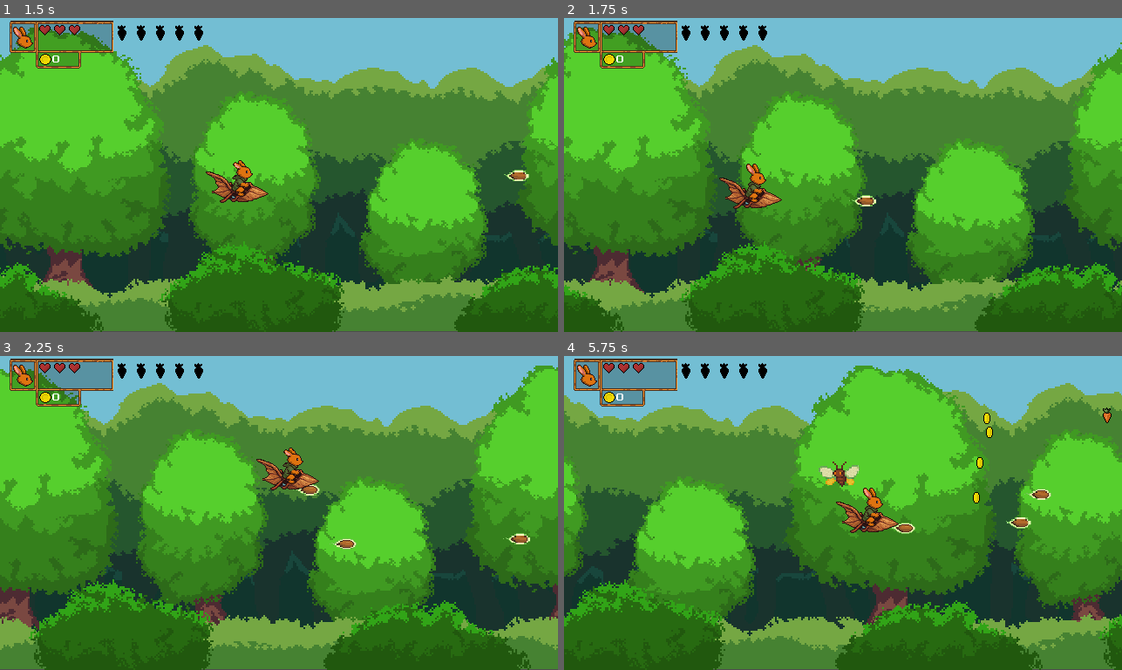
Above: before the commit, frames 1-4 (two rows, left to right).
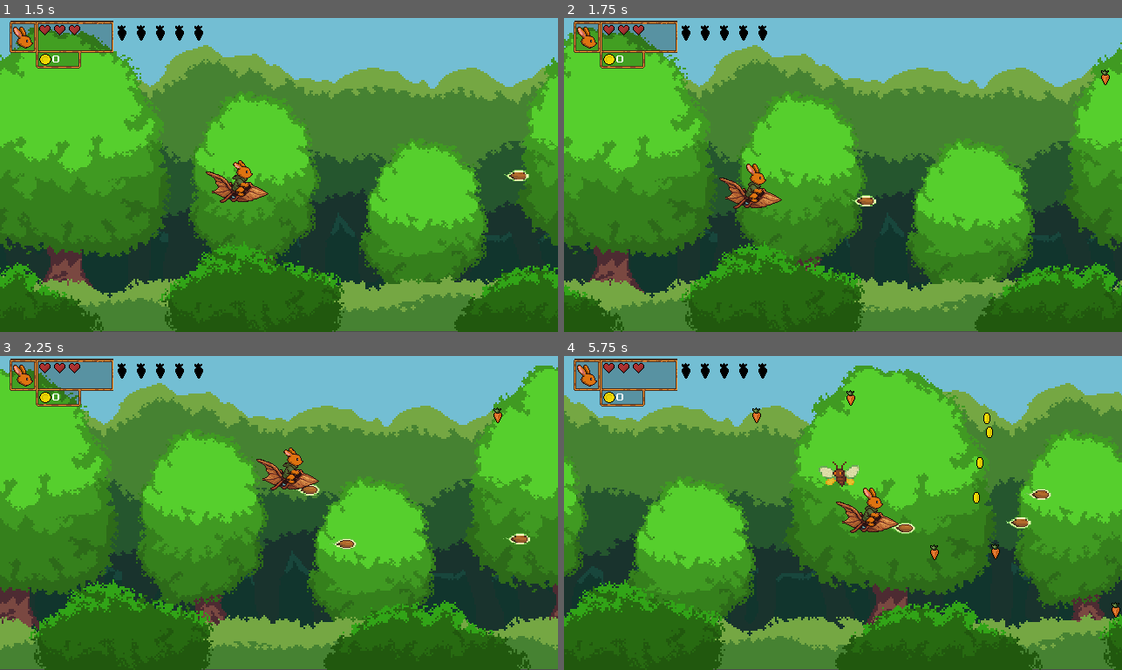
Above: after the commit, the same moments.

Repository: xrysen/skyburrower
Game: Godot game, scene res://Levels/Level 1/level1-1.tscn
The game is run twice, just before and just after one commit, with the same random seed, the same clock (stepped at 60 frames per second) and the same inputs.
Inputs (mouse positions are in pixels of both pictures, inside the frame that each line leads up to):
- Up to frame 1 (1.5 s): move the mouse to (401, 159) at 0.52 s; move the mouse to (167, 190) at 1.27 s
- Up to frame 2 (1.75 s): no input
- Up to frame 3 (2.25 s): move the mouse to (334, 443) at 2.02 s
- Up to frame 4 (5.75 s): move the mouse to (815, 575) at 2.77 s; move the mouse to (1010, 560) at 3.52 s; move the mouse to (675, 465) at 4.27 s; move the mouse to (870, 513) at 5.02 s

Frame 1 is identical in both runs. In frame 2, less than 0.1% of the frame differs, in the area x 96-98%, y 16-22%; in frame 3, less than 0.1%; in frame 4, 0.3%, in the area x 33-100%, y 10-84%.

Commit message:
Adds victory scene and carrot counting

Diff:
--- a/Effects/Fade.gd
+++ b/Effects/Fade.gd
@@ -3,12 +3,15 @@
 @onready var fade_rect: ColorRect = $FadeRect
 
 func fade_in(duration: float = 1.0) -> void:
+	show()
 	fade_rect.modulate.a = 1.0
 	var tween = get_tree().create_tween()
 	tween.tween_property(fade_rect, "modulate:a", 0.0, duration).set_trans(Tween.TRANS_SINE).set_ease(Tween.EASE_OUT)
 	await tween.finished
+	hide()
 
 func fade_out(duration: float = 1.0) -> void:
+	show()
 	fade_rect.modulate.a = 0.0
 	var tween = get_tree().create_tween()
 	tween.tween_property(fade_rect, "modulate:a",1.0,duration).set_trans(Tween.TRANS_SINE).set_ease(Tween.EASE_IN)
--- a/Levels/Level 1/level1-1.tscn
+++ b/Levels/Level 1/level1-1.tscn
@@ -11,12 +11,12 @@
 [ext_resource type="PackedScene" uid="uid://bmkr0jvmfqa08" path="res://Enemies/WaveSpawner..tscn" id="8_43edm"]
 [ext_resource type="PackedScene" uid="uid://bot5qbpna53tr" path="res://Enemies/Flutternat/flutternat.tscn" id="9_6yn58"]
 [ext_resource type="PackedScene" uid="uid://bnpdixt7651ov" path="res://Items/Coins/SmallCoin/SmallCoin.tscn" id="10_lpd3d"]
-[ext_resource type="PackedScene" uid="uid://cj3v7eknso2vj" path="res://UI/defeat.tscn" id="14_pje2y"]
 [ext_resource type="PackedScene" uid="uid://co52o3cd3up70" path="res://Enemies/Sporespinner/sporespinner.tscn" id="14_s7bxl"]
 [ext_resource type="PackedScene" uid="uid://cp7wuimtjxgmb" path="res://Enemies/Sporespinner/spore.tscn" id="15_uvci5"]
 
 [node name="Level1-1" type="Node2D"]
 script = ExtResource("1_1fkka")
+level_duration = 10.0
 levelNumber = 1
 stageNumber = 1
 
@@ -83,7 +83,3 @@
 time_between_spawns = 5.0
 max_waves = 2
 spawn_time_start = 10.0
-
-[node name="Defeat" parent="." instance=ExtResource("14_pje2y")]
-visible = false
-z_index = 100
--- a/Levels/LevelManager.gd
+++ b/Levels/LevelManager.gd
@@ -39,7 +39,7 @@
 func start_level_timer() -> void:
 	await create_timer(level_duration).timeout
 	await create_timer(end_delay).timeout
-	end_level()
+	end_level(true)
 
 func create_timer(time: float) -> Timer:
 	var timer = Timer.new()
@@ -51,13 +51,22 @@
 
 func _on_player_died():
 	current_carrots = 0
-	end_level()
+	end_level(false)
 
-func end_level():
+func end_level(win: bool):
 	await fade.fade_out(1.5)
+	fade.hide()
+	get_tree().paused = true
 	spawning_coins = false
+	$Ui.hide()
 	emit_signal("level_ended")
-	$Defeat.visible = true
+	if !win:
+		var defeat_scene = preload("res://UI/defeat.tscn").instantiate()
+		add_child(defeat_scene)
+	else:
+		var victory_scene = preload("res://UI/victory.tscn").instantiate()
+		victory_scene.set_carrot_count(current_carrots)
+		add_child(victory_scene)
 	#var previous_best = Global.get_best_carrot_count(level_name) <- How to deal with saving carrots eventually
 	#if current_carrots > previous_best:
 		#Global.set_best_carrot_count(level_name, current_carrots)
--- a/UI/defeat.gd
+++ b/UI/defeat.gd
@@ -2,7 +2,6 @@
 
 func _ready():
 	$TextureRect/Coins.text = str(Global.coin_count)
-
 
 
 
@@ -11,10 +10,12 @@
 
 
 func _on_retry_button_pressed() -> void:
+	get_tree().paused = false
 	var current_scene = get_tree().current_scene
 	var scene_path = current_scene.scene_file_path
 	get_tree().change_scene_to_file(scene_path)
 
 
 func _on_map_button_pressed() -> void:
+	get_tree().paused = false
 	get_tree().change_scene_to_file("res://WorldMap/worldMap.tscn")
--- a/UI/defeat.tscn
+++ b/UI/defeat.tscn
@@ -17,6 +17,7 @@
 color = Color(0, 0, 0, 1)
 
 [node name="TextureRect" type="TextureRect" parent="."]
+process_mode = 3
 offset_right = 40.0
 offset_bottom = 40.0
 texture = ExtResource("1_i5dil")
--- /dev/null
+++ b/UI/victory.gd
@@ -0,0 +1,43 @@
+extends Node2D
+
+var carrot_count := 0
+@onready var carrot_container = $TextureRect/CarrotContainer
+var empty_carrot := preload("res://UI/emptyCarrot.tscn")
+var full_carrot := preload("res://UI/carrotUI.tscn")
+const MAX_CARROTS = 5
+
+func _ready():
+	$TextureRect/Coins.text = str(Global.coin_count)
+	display_carrots()
+
+func _physics_process(_delta: float) -> void:
+	$TextureRect/Coins.text = str(Global.coin_count)
+
+func _on_cont_button_pressed() -> void:
+	get_tree().paused = false
+	get_tree().change_scene_to_file("res://WorldMap/worldMap.tscn")
+
+
+func set_carrot_count(count: int) -> void:
+	carrot_count = count
+
+func display_carrots():
+	for child in carrot_container.get_children():
+		child.queue_free()
+
+	for i in range(MAX_CARROTS):
+		carrot_container.add_child(empty_carrot.instantiate())
+
+	fill_carrots()
+
+func fill_carrots():
+	await get_tree().create_timer(0.2).timeout
+
+	for i in range(carrot_count):
+		await get_tree().create_timer(0.2).timeout
+		var old_carrot = carrot_container.get_child(i)
+
+		old_carrot.queue_free()
+		var full = full_carrot.instantiate()
+		carrot_container.add_child(full)
+		carrot_container.move_child(full, i)
--- /dev/null
+++ b/UI/victory.tscn
@@ -0,0 +1,48 @@
+[gd_scene load_steps=6 format=3 uid="uid://dfpu5usvab4p0"]
+
+[ext_resource type="Texture2D" uid="uid://b1mvv30ij2kgo" path="res://UI/victory.png" id="1_mivi8"]
+[ext_resource type="Script" uid="uid://cior2ht2acqip" path="res://UI/victory.gd" id="1_tbef5"]
+[ext_resource type="Texture2D" uid="uid://dcg6y6c3smen2" path="res://UI/contButton.png" id="2_x0fca"]
+[ext_resource type="Texture2D" uid="uid://deva45lxt1o4r" path="res://UI/contButtonPressed.png" id="3_a5iy6"]
+[ext_resource type="FontFile" uid="uid://ctn7n1fepx6rv" path="res://UI/saikyoFonto.png" id="4_m1mla"]
+
+[node name="Victory" type="Node2D"]
+z_index = 100
+script = ExtResource("1_tbef5")
+
+[node name="ColorRect" type="ColorRect" parent="."]
+offset_right = 652.0
+offset_bottom = 381.0
+color = Color(0, 0, 0, 1)
+
+[node name="TextureRect" type="TextureRect" parent="."]
+process_mode = 3
+offset_right = 40.0
+offset_bottom = 40.0
+texture = ExtResource("1_mivi8")
+
+[node name="CarrotContainer" type="HBoxContainer" parent="TextureRect"]
+offset_left = 255.0
+offset_top = 183.0
+offset_right = 396.0
+offset_bottom = 211.0
+alignment = 1
+
+[node name="ContButton" type="TextureButton" parent="TextureRect"]
+offset_left = 248.0
+offset_top = 205.0
+offset_right = 392.0
+offset_bottom = 249.0
+texture_normal = ExtResource("2_x0fca")
+texture_pressed = ExtResource("3_a5iy6")
+
+[node name="Coins" type="Label" parent="TextureRect"]
+layout_mode = 0
+offset_left = 303.0
+offset_top = 145.0
+offset_right = 351.0
+offset_bottom = 161.0
+theme_override_fonts/font = ExtResource("4_m1mla")
+text = "999"
+
+[connection signal="pressed" from="TextureRect/ContButton" to="." method="_on_cont_button_pressed"]
Not shown: 1 places in Levels/Level 1/level1-1.tscn that only renumber resources
Binary file added: UI/contButton.aseprite
Binary file added: UI/contButton.png
Not shown, added: UI/contButton.png.import
Binary file added: UI/contButtonPressed.png
Not shown, added: UI/contButtonPressed.png.import
Not shown, added: UI/victory.gd.uid
Binary file changed: UI/victory.png
